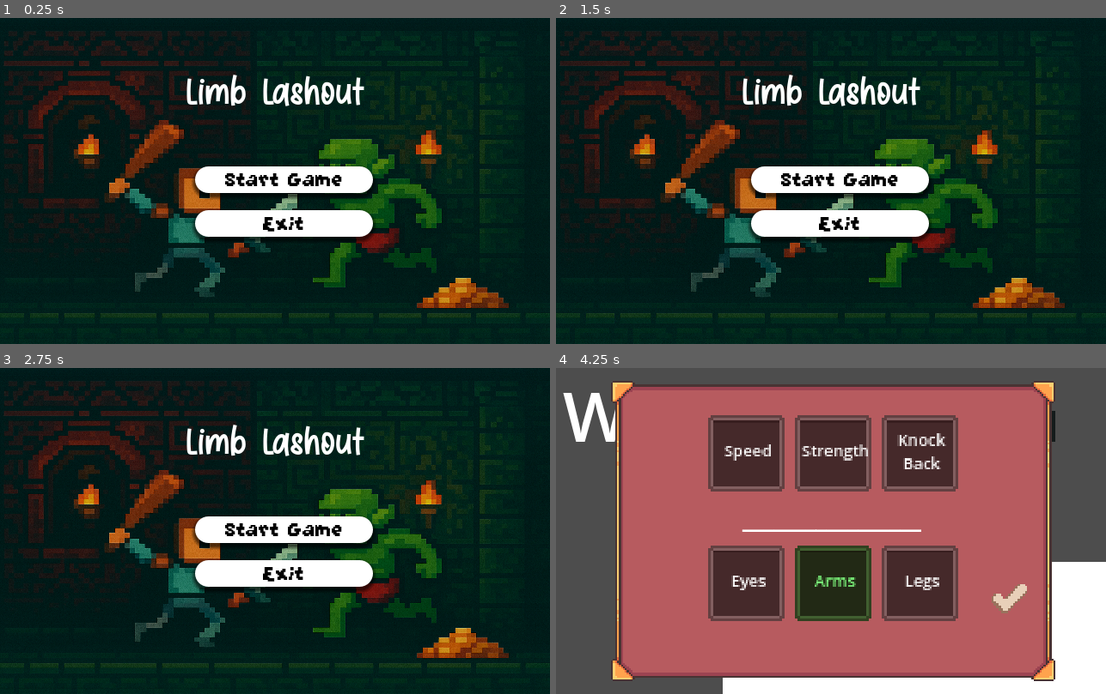
Above: before the commit, frames 1-4 (two rows, left to right).
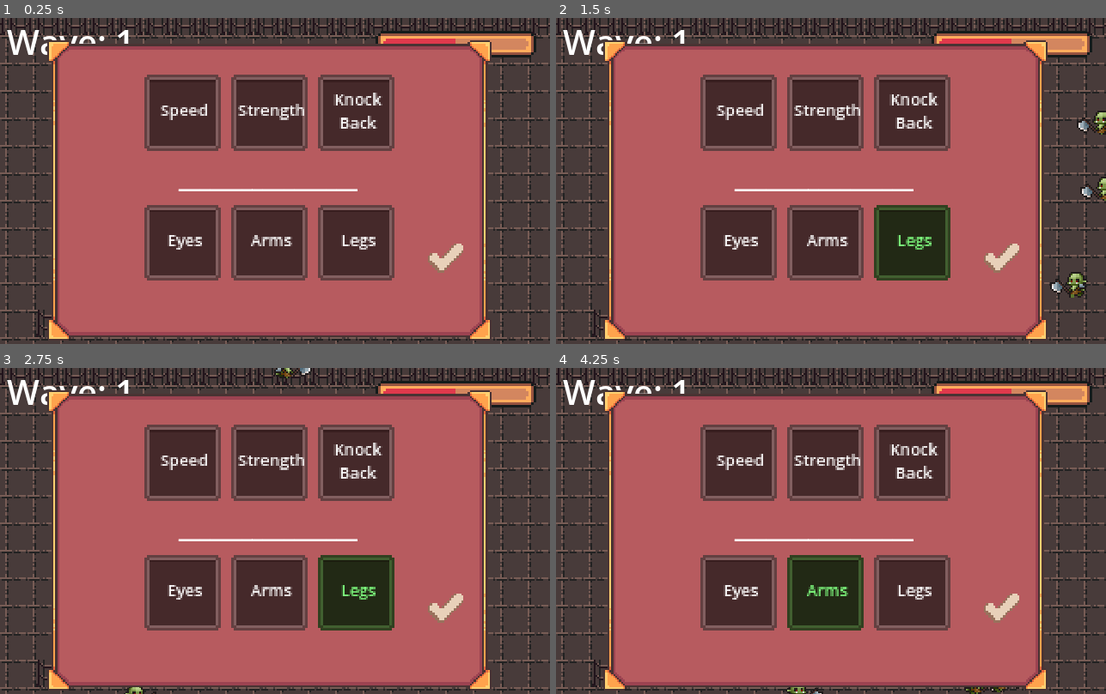
Above: after the commit, the same moments.

Repository: NarrowJS/daydream-game
Game: Godot game, scene res://scenes/game.tscn
Two runs of this game, one before a commit and one after it. Both use one fixed random seed, a clock stepped at 60 frames per second and the inputs below. Before the commit the project starts from res://scenes/main_menu.tscn.
Inputs (mouse positions are in pixels of both pictures, inside the frame that each line leads up to):
- Up to frame 1 (0.25 s): no input
- Up to frame 2 (1.5 s): click (825, 242) at 0.5 s, where only the run after the commit has a clickable "Arms"; click (913, 242) at 1.25 s, where only the run after the commit has a clickable "Legs"
- Up to frame 3 (2.75 s): click (445, 609) at 2.02 s
- Up to frame 4 (4.25 s): click (842, 531) at 2.75 s, where only the run before the commit has a clickable "Start Game"; click "Arms" at 3.5 s

The runs differ from the first frame. In frame 1, 99% of the frame differs, in the area x 0-100%, y 0-100%; in frame 2, 99%; in frame 3, 99%; in frame 4, 38%.

Commit message:
working abilities ui

Diff:
--- a/project.godot
+++ b/project.godot
@@ -11,7 +11,7 @@
 [application]
 
 config/name="StartMenu"
-run/main_scene="uid://6kxg6fiqd63v"
+run/main_scene="uid://p8l6y07hul5m"
 config/features=PackedStringArray("4.5", "Forward Plus")
 config/icon="res://icon.svg"
 
--- a/scenes/game.tscn
+++ b/scenes/game.tscn
@@ -31,12 +31,12 @@
 anchors_preset = 1
 anchor_left = 1.0
 anchor_right = 1.0
-offset_left = -443.0
-offset_top = 38.0
-offset_right = -379.0
-offset_bottom = 78.0
+offset_left = -203.0
+offset_top = 15.0
+offset_right = -139.0
+offset_bottom = 55.0
 grow_horizontal = 0
-scale = Vector2(6, 6)
+scale = Vector2(2.9200046, 3.079999)
 step = 0.01
 value = 50.0
 texture_under = ExtResource("2_lbhrr")
@@ -48,7 +48,7 @@
 offset_left = 8.0
 offset_right = 307.0
 offset_bottom = 110.0
-theme_override_font_sizes/normal_font_size = 80
+theme_override_font_sizes/normal_font_size = 40
 text = "Wave: 1"
 fit_content = true
 scroll_active = false
@@ -61,7 +61,7 @@
 offset_right = 114.0
 offset_bottom = 63.0
 
-[node name="player" parent="." instance=ExtResource("1_uwrxv")]
+[node name="player2" parent="." instance=ExtResource("1_uwrxv")]
 position = Vector2(1, 0)
 collision_mask = 2
 
@@ -78,50 +78,6 @@
 wait_time = 0.2
 autostart = true
 
-[node name="selector" type="CanvasLayer" parent="."]
-visible = false
-
-[node name="ColorRect" type="ColorRect" parent="selector"]
-anchors_preset = 8
-anchor_left = 0.5
-anchor_top = 0.5
-anchor_right = 0.5
-anchor_bottom = 0.5
-offset_left = -936.0
-offset_top = -524.5
-offset_right = 936.0
-offset_bottom = 524.5
-grow_horizontal = 2
-grow_vertical = 2
-color = Color(1, 0.6784314, 0.3647059, 1)
-
-[node name="OptionButton" type="OptionButton" parent="selector/ColorRect"]
-layout_mode = 0
-offset_left = 125.0
-offset_top = 362.5
-offset_right = 473.0
-offset_bottom = 565.5
-item_count = 2
-popup/item_0/text = "Legs"
-popup/item_0/id = 0
-popup/item_1/text = "Arms"
-popup/item_1/id = 1
-
-[node name="OptionButton" type="OptionButton" parent="selector/ColorRect/OptionButton"]
-layout_mode = 0
-offset_left = 1285.0
-offset_right = 1633.0
-offset_bottom = 203.0
-
-[node name="RichTextLabel2" type="RichTextLabel" parent="selector/ColorRect"]
-layout_mode = 0
-offset_left = 594.0
-offset_top = 384.5
-offset_right = 1366.0
-offset_bottom = 534.0
-theme_override_font_sizes/normal_font_size = 100
-text = "For"
-horizontal_alignment = 1
 [node name="Mobs" parent="." instance=ExtResource("3_lnu2h")]
 position = Vector2(415, -150)
 
@@ -129,7 +85,7 @@
 
 [node name="Control" parent="CanvasLayer2" instance=ExtResource("10_vtaks")]
 
-[node name="Mobs" parent="." instance=ExtResource("3_lnu2h")]
+[node name="Mobs2" parent="." instance=ExtResource("3_lnu2h")]
 position = Vector2(47, -9)
 
 [connection signal="timeout" from="Timer" to="." method="_on_timer_timeout"]
--- a/scripts/selector.gd
+++ b/scripts/selector.gd
@@ -12,8 +12,9 @@
 	"btn2": "strength",
 	"btn3": "knockback"
 }
-
+var player = null
 func _ready():
+	player = get_node("/root/game/player")
 	for i in range(1, 4):  # buttons named Button1 .. Button6
 		var btn = $TextureRect/sacrificeCont.get_node("btn%d" % i)
 		btn.pressed.connect(_on_button_pressed.bind("sacrifice",btn))
@@ -43,8 +44,19 @@
 
 func _apply_player_stats():
 	if selected_buff and selected_sacrifice:
-		var buffValue = buffs[selected_buff]
-		print(buffValue)
+		var buffType = buffs[selected_buff]
+
+
+		if buffType == "speed":
+			player.speed = 200
+		elif buffType == "strength":
+			player.damage = 30
+		elif buffType == "knockback":
+			player.knockback = 3
+
+
+
+		close()
 
 func open():
 	visible = true
@@ -52,4 +64,4 @@
 
 func close():
 	visible = false
-	is_open = true
+	is_open = false
--- a/selector.tscn
+++ b/selector.tscn
@@ -8,9 +8,11 @@
 
 [node name="Control" type="Control"]
 layout_mode = 3
-anchors_preset = 15
-anchor_right = 1.0
-anchor_bottom = 1.0
+anchors_preset = 8
+anchor_left = 0.5
+anchor_top = 0.5
+anchor_right = 0.5
+anchor_bottom = 0.5
 grow_horizontal = 2
 grow_vertical = 2
 script = ExtResource("1_sqkg4")
@@ -22,10 +24,10 @@
 anchor_top = 0.5
 anchor_right = 0.5
 anchor_bottom = 0.5
-offset_left = -256.0
-offset_top = -175.0
-offset_right = 1555.0
-offset_bottom = 840.0
+offset_left = -265.0
+offset_top = -164.0
+offset_right = 1546.0
+offset_bottom = 851.0
 grow_horizontal = 2
 grow_vertical = 2
 scale = Vector2(0.28554475, 0.34528223)
Not shown: 1 places in scenes/game.tscn that only renumber resources
